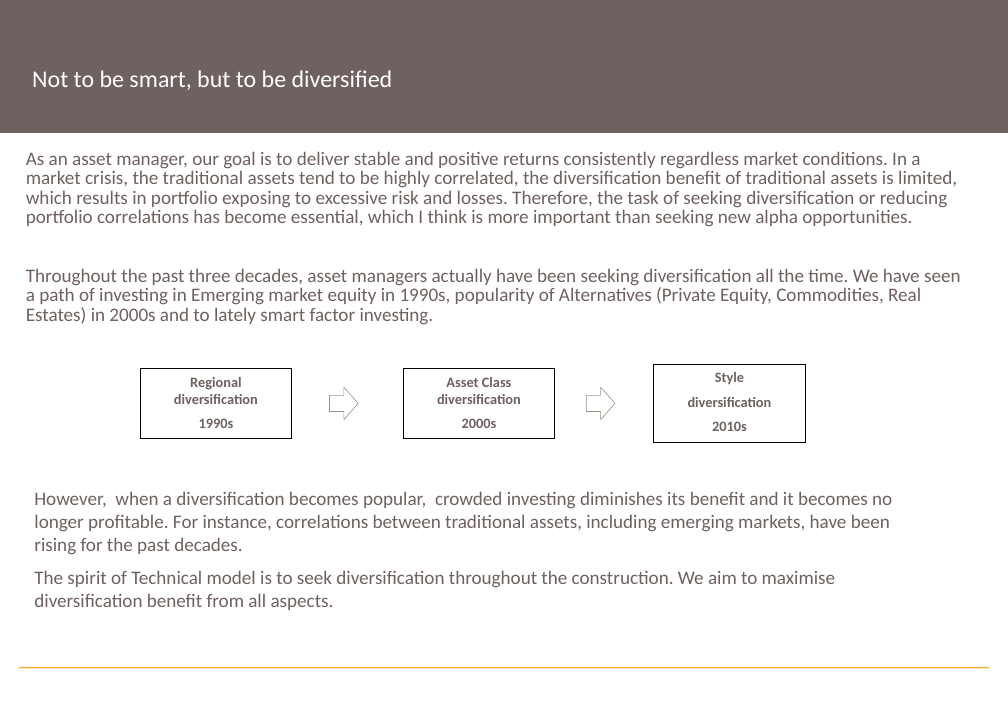
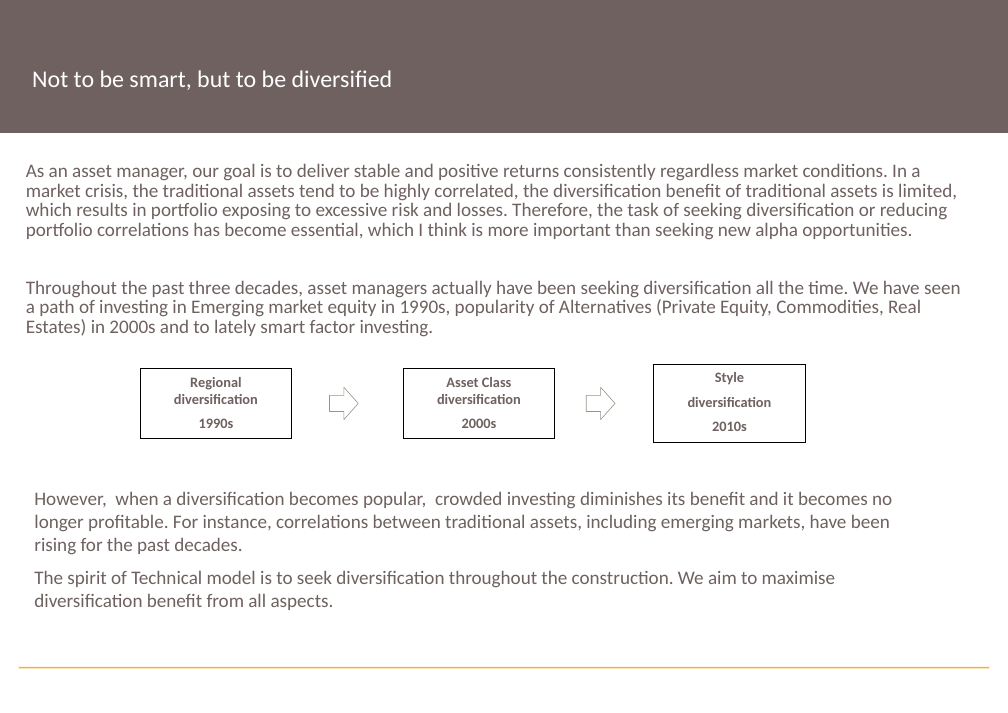
Before and after one commit to deano1949/VIX_subsys, a slide deck: slide 2 of Presentation/t-model.pptx. Drawn at 1008x713 pixels with LibreOffice and Linux fonts; fonts in the diff are those of the drawing. Boxes give left, top, right and bottom in pixels: in the first picture for what was removed or moved away, otherwise in the second. Text is boxed around its words. In the diff, an @@ line names an element or a change of style, - is before the commit and + after.

```diff
--- a/Presentation/t-model.pptx
+++ b/Presentation/t-model.pptx
@@ text "As an asset manager, our ...": place and size @@
-text "As an asset manager, our ..." at <box>26,151,960,325</box>
+text "As an asset manager, our ..." at <box>26,163,960,337</box>
```
Also in this commit, not shown: 2 other slides changed, 17 other files.
